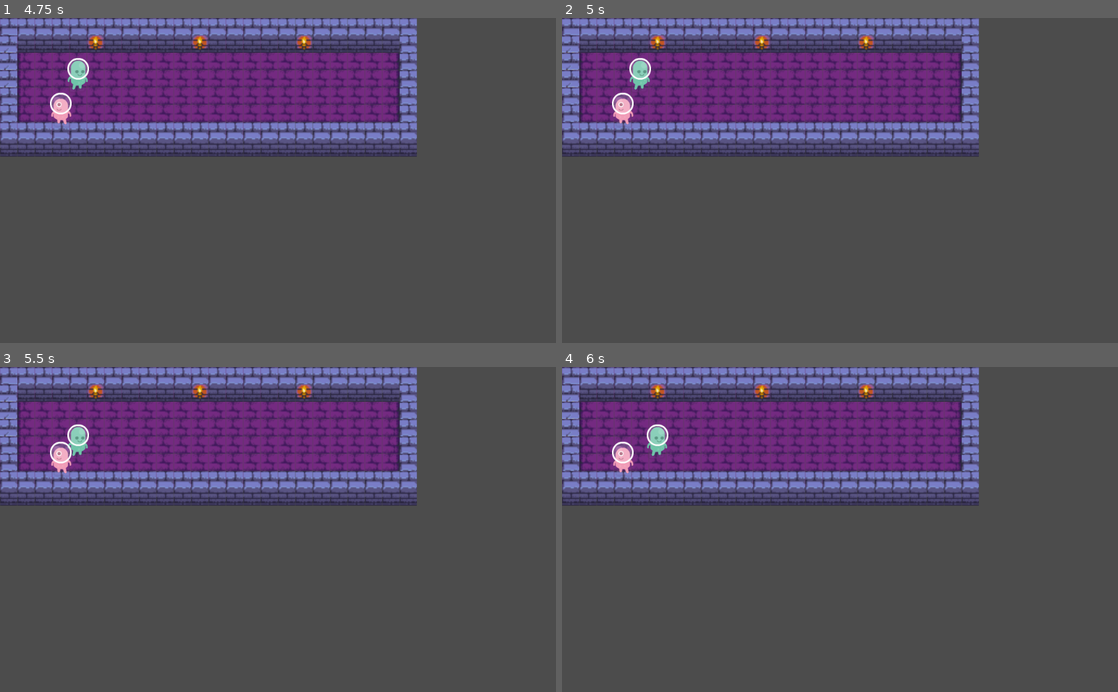
Above: before the commit, frames 1-4 (two rows, left to right).
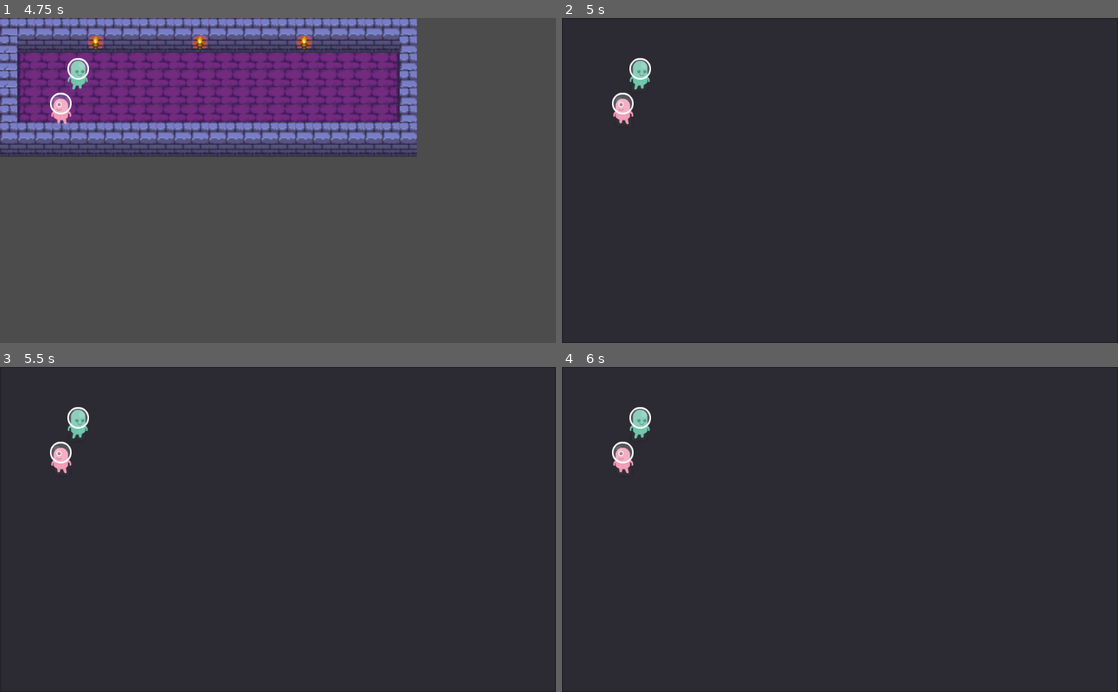
Above: after the commit, the same moments.

Repository: Shoes01/souls-1
Game: Godot game, scene res://Main.tscn
The game is run twice, just before and just after one commit, with the same random seed, the same clock (stepped at 60 frames per second) and the same inputs.
Inputs:
- Up to frame 1 (4.75 s): tap Enter at 0.5, 2, 3.5 s; hold Right (ui_right) 0.53-1.28 s; hold G (custom_item_pickup) 0.53-1.28 s; tap Space at 1.25, 2.75, 4.25 s; hold Down (ui_down) 1.28-2.03 s; tap G (custom_item_pickup) at 1.35, 2.85, 4.35 s; hold Right (ui_right) 2.03-2.78 s; hold G (custom_item_pickup) 2.03-2.78 s; hold Up (ui_up) 2.78-3.53 s; hold G (custom_item_pickup) 3.53-4.28 s; hold Left (ui_left) from 3.53 s (still down); tap Escape (ui_cancel) at 4.15 s
- Up to frame 2 (5 s): keep holding Left (ui_left); tap I (custom_inventory_menu_open, bound only after the commit) at 4.9 s
- Up to frame 3 (5.5 s): release Left (ui_left) at 5.03 s; hold Down (ui_down) from 5.03 s (still down); hold G (custom_item_pickup) from 5.03 s (still down)
- Up to frame 4 (6 s): release Down (ui_down) at 5.78 s; release G (custom_item_pickup) at 5.78 s; hold Right (ui_right) from 5.78 s (still down); tap G (custom_item_pickup) at 5.85 s

Frame 1 is identical in both runs. In frame 2, 98% of the frame differs, in the area x 0-100%, y 0-100%; in frame 3, 99%; in frame 4, 99%.

Commit message:
Implement (broken) Inventory UI
It works! It's just broken. And needs more features.

Diff:
--- a/Main.gd
+++ b/Main.gd
@@ -11,6 +11,7 @@
 	$UI.connect("game_state_has_changed", $Debug, "_on_game_state_has_changed")
 	$Gameboard.connect("entity_moved", $Gameboard/MovementSystem, "_on_entity_moved")
 	$Gameboard.connect("item_picked_up", $Gameboard/ItemPickupSystem, "_on_item_picked_up")
+	$Gameboard.connect("opened_inventory_menu", $UI, "_on_opened_inventory_menu")
 	$Gameboard/MovementSystem.connect("begin_combat", $Gameboard/CombatSystem, "_on_begin_combat")
 	$Gameboard/CombatSystem.connect("stat_reduced", $Gameboard/DamageSystem, "_on_stat_reduced")
 	$Gameboard/DamageSystem.connect("died", $Gameboard/DeathSystem, "_on_died")
--- a/Main.tscn
+++ b/Main.tscn
@@ -11,6 +11,7 @@
 [ext_resource path="res://systems/DamageSystem.gd" type="Script" id=9]
 [ext_resource path="res://systems/DeathSystem.gd" type="Script" id=10]
 [ext_resource path="res://systems/ItemPickupSystem.gd" type="Script" id=11]
+[ext_resource path="res://ui/InventoryMenu.tscn" type="PackedScene" id=12]
 
 [node name="Main" type="Node"]
 script = ExtResource( 1 )
@@ -41,6 +42,9 @@
 [node name="CharacterMenu" parent="UI" instance=ExtResource( 5 )]
 visible = false
 
+[node name="InventoryMenu" parent="UI" instance=ExtResource( 12 )]
+visible = false
+
 [node name="Debug" type="Control" parent="."]
 visible = false
 anchor_right = 1.0
--- a/board/Gameboard.gd
+++ b/board/Gameboard.gd
@@ -5,6 +5,7 @@
 signal opened_character_menu(entity)
 signal entity_moved(entity, direction, walls)
 signal item_picked_up(entity)
+signal opened_inventory_menu(entity)
 
 export var grid: Resource = preload("res://board/Grid.tres")
 
@@ -45,6 +46,10 @@
 		emit_signal("opened_character_menu", player_character)
 		get_tree().set_input_as_handled()
 
+	if event.is_action_pressed("custom_inventory_menu_open"):
+		emit_signal("opened_inventory_menu", player_character)
+		get_tree().set_input_as_handled()
+
 	# Pick up an item.
 	if event.is_action_pressed("custom_item_pickup"):
 		emit_signal("item_picked_up", player_character)
--- a/components/InventoryComponent.gd
+++ b/components/InventoryComponent.gd
@@ -1,4 +1,17 @@
 class_name InventoryComponent
 extends Node
 
-var contents: Array = []
+
+var contents: Array = [] setget set_contents, get_contents
+
+
+func set_contents(new_contents: Array) -> void:
+	contents = new_contents
+
+
+func get_contents() -> Array:
+	return contents
+
+
+func add_item(item: Entity) -> void:
+	contents.append(item)
--- a/project.godot
+++ b/project.godot
@@ -141,6 +141,11 @@
 "events": [ Object(InputEventKey,"resource_local_to_scene":false,"resource_name":"","device":0,"alt":false,"shift":false,"control":false,"meta":false,"command":false,"pressed":false,"scancode":71,"physical_scancode":0,"unicode":0,"echo":false,"script":null)
  ]
 }
+custom_inventory_menu_open={
+"deadzone": 0.5,
+"events": [ Object(InputEventKey,"resource_local_to_scene":false,"resource_name":"","device":0,"alt":false,"shift":false,"control":false,"meta":false,"command":false,"pressed":false,"scancode":73,"physical_scancode":0,"unicode":0,"echo":false,"script":null)
+ ]
+}
 
 [physics]
 
--- a/systems/ItemPickupSystem.gd
+++ b/systems/ItemPickupSystem.gd
@@ -23,6 +23,6 @@
 
 		if entity_cell == item_cell:
 			# pick up the item!
-			inventory_component.contents.append(item)
+			inventory_component.add_item(item)
 			emit_signal("removed_entity", item)
 			print("Item picked up!")
--- /dev/null
+++ b/ui/InventoryMenu.gd
@@ -0,0 +1,17 @@
+extends Control
+
+
+func open_menu(entity: Entity) -> void:
+	# List all the items in the entity inventory
+	# Allow the user to click on an itme with a mouse
+	## popup menu allows you to consume item
+	var contents = entity.get_component("InventoryComponent").get_contents()
+
+	for item in contents:
+		$Panel/ItemList.add_item(item.name)
+
+	set_visible(true)
+
+
+func close_menu():
+	set_visible(false)
--- /dev/null
+++ b/ui/InventoryMenu.tscn
@@ -0,0 +1,16 @@
+[gd_scene load_steps=2 format=2]
+
+[ext_resource path="res://ui/InventoryMenu.gd" type="Script" id=1]
+
+[node name="InventoryMenu" type="Control"]
+anchor_right = 1.0
+anchor_bottom = 1.0
+script = ExtResource( 1 )
+
+[node name="Panel" type="Panel" parent="."]
+anchor_right = 1.0
+anchor_bottom = 1.0
+
+[node name="ItemList" type="ItemList" parent="Panel"]
+anchor_right = 1.0
+anchor_bottom = 1.0
--- a/ui/UI.gd
+++ b/ui/UI.gd
@@ -10,8 +10,10 @@
 	$CharacterMenu.open_menu(entity)
 
 
-func _on_close_character_menu() -> void:
-	$CharacterMenu.close_menu()
+func _on_opened_inventory_menu(entity: Entity) -> void:
+	Global.game_state.push_back(Global.State.STATE_MENU)
+	emit_signal("game_state_has_changed")
+	$InventoryMenu.open_menu(entity)
 
 
 func _unhandled_input(event: InputEvent) -> void:
@@ -21,4 +23,5 @@
 		Global.game_state.pop_back()
 		emit_signal("game_state_has_changed")
 		$CharacterMenu.close_menu()
+		$InventoryMenu.close_menu()
 		get_tree().set_input_as_handled()
Not shown: 1 places in Main.tscn that only renumber resources
Not shown, changed: TODO.md
